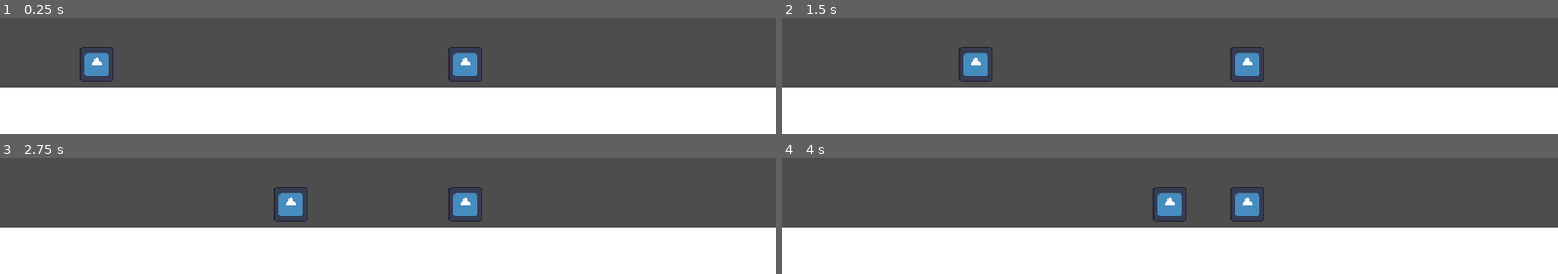
Above: before the commit, frames 1-4 (two rows, left to right).
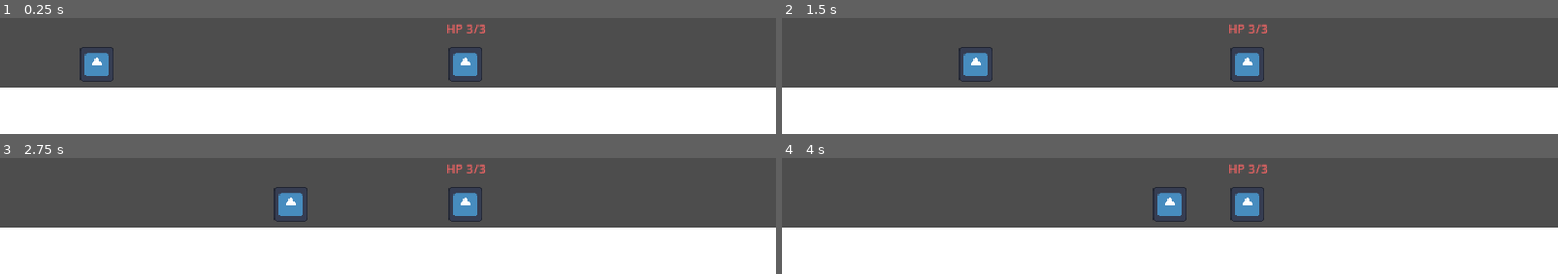
Above: after the commit, the same moments.

Repository: LucasSMFerreira/IdleAdventure
Game: Godot game, scene res://scenes/main.tscn
The game is run twice, just before and just after one commit, with the same random seed, the same clock (stepped at 60 frames per second) and the same inputs. The engine's default icon, where the game draws it, is replaced by a stand-in: a white triangle on a blue panel in a dark square.
Inputs:
- Up to frame 1 (0.25 s): no input
- Up to frame 2 (1.5 s): no input
- Up to frame 3 (2.75 s): no input
- Up to frame 4 (4 s): no input

The runs differ from the first frame. In frame 1, 0.2% of the frame differs, in the area x 57-63%, y 5-14%; in frame 2, 0.2%; in frame 3, 0.2%; in frame 4, 0.2%.

Commit message:
Adiciona vida ao primeiro inimigo

Diff:
--- /dev/null
+++ b/scenes/enemy.gd
@@ -0,0 +1,18 @@
+extends CharacterBody2D
+
+var vida_maxima = 3
+var vida_atual = vida_maxima
+
+@onready var texto_vida: Label = $Vida
+
+func _ready():
+	_atualizar_vida()
+
+func receber_dano(dano: int):
+	if vida_atual == 0:
+		return
+	vida_atual = maxi(vida_atual - dano, 0)
+	_atualizar_vida()
+
+func _atualizar_vida():
+	texto_vida.text = "HP %d/%d" % [vida_atual, vida_maxima]
--- a/scenes/enemy.tscn
+++ b/scenes/enemy.tscn
@@ -1,10 +1,12 @@
 [gd_scene format=3 uid="uid://ued1gefky06h"]
 
 [ext_resource type="Texture2D" uid="uid://y3u5sapnve1s" path="res://scenes/icon.svg" id="1_md0e3"]
+[ext_resource type="Script" path="res://scenes/enemy.gd" id="2_enemy"]
 
 [sub_resource type="RectangleShape2D" id="RectangleShape2D_f1574"]
 
 [node name="Enemy" type="CharacterBody2D" unique_id=1046536965 groups=["enemy"]]
+script = ExtResource("2_enemy")
 
 [node name="Sprite2D" type="Sprite2D" parent="." unique_id=314700448]
 scale = Vector2(0.35, 0.35)
@@ -12,3 +14,10 @@
 
 [node name="CollisionShape2D" type="CollisionShape2D" parent="." unique_id=1284074429]
 shape = SubResource("RectangleShape2D_f1574")
+[node name="Vida" type="Label" parent="."]
+offset_left = -25.0
+offset_top = -58.0
+offset_right = 58.0
+offset_bottom = -35.0
+theme_override_colors/font_color = Color(1, 0.4, 0.4, 1)
+text = "HP 3/3"
--- /dev/null
+++ b/scenes/main.gd
@@ -0,0 +1,5 @@
+extends Node2D
+
+func _on_player_atacou(alvo: Node):
+	if is_instance_valid(alvo) and alvo.has_method("receber_dano"):
+		alvo.call("receber_dano", 1)
--- a/scenes/main.tscn
+++ b/scenes/main.tscn
@@ -2,8 +2,10 @@
 
 [ext_resource type="PackedScene" uid="uid://84amswouxexy" path="res://scenes/player.tscn" id="1_o5qli"]
 [ext_resource type="PackedScene" uid="uid://ued1gefky06h" path="res://scenes/enemy.tscn" id="3_sugp2"]
+[ext_resource type="Script" path="res://scenes/main.gd" id="4_main"]
 
 [node name="Main" type="Node2D" unique_id=1100356496]
+script = ExtResource("4_main")
 
 [node name="Ground" type="ColorRect" parent="." unique_id=739260343]
 offset_top = 240.0
@@ -15,3 +17,4 @@
 
 [node name="Enemy" parent="." unique_id=1046536965 instance=ExtResource("3_sugp2")]
 position = Vector2(600, 210)
+[connection signal="atacou" from="Player" to="." method="_on_player_atacou"]
Not shown, added: scenes/enemy.gd.uid
Not shown, added: scenes/main.gd.uid
